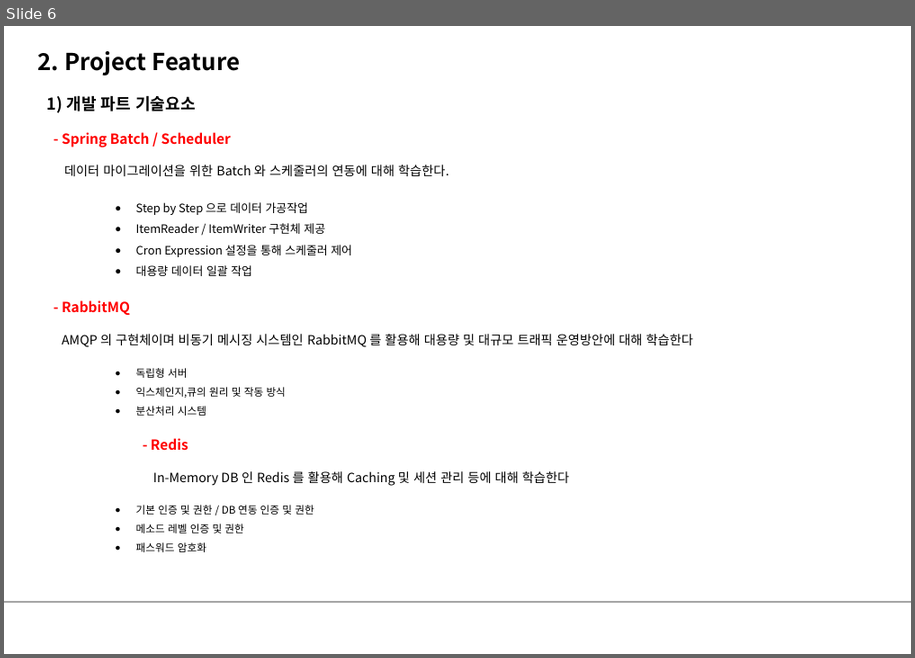
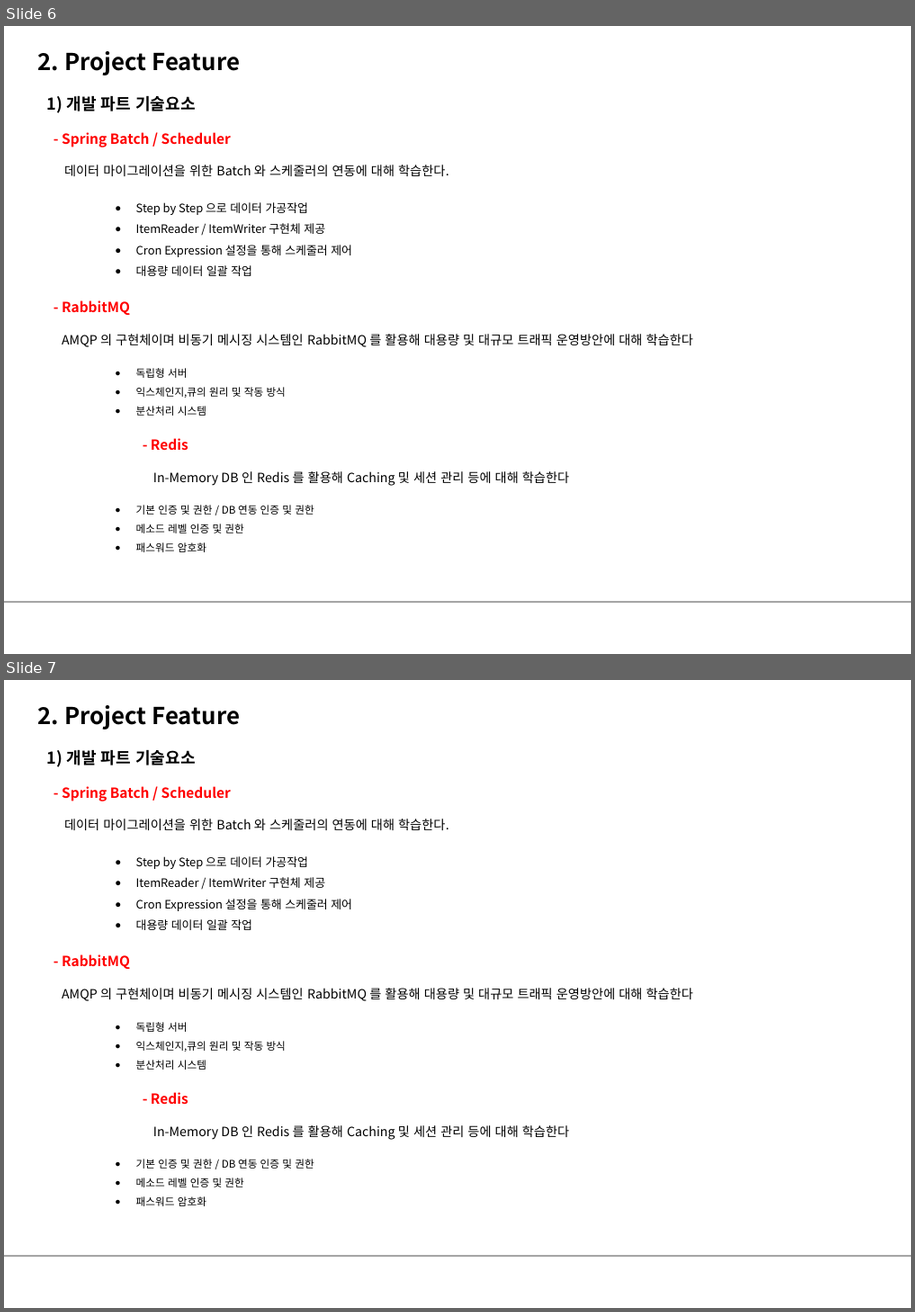
Before and after one commit to onjsdnjs/spring-boot-thymeleaf, a slide deck: am-project.ppt. Shown one above the other, each under a label of ours: slide 6 before the commit, slides 6 and 7 after it. The pictures are 915x658 and 915x1312 pixels, drawn with LibreOffice and Linux fonts; fonts in the diff are those of the drawing; background and template pictures are left out. Boxes give left, top, right and bottom in pixels: in the first picture for what was removed or moved away, otherwise in the second. Text is boxed around its words. In the diff, an @@ line names an element or a change of style, - is before the commit and + after.

```diff
--- a/am-project.ppt
+++ b/am-project.ppt
@@ slide 7 added at (x1=4, y1=680, x2=911, y2=1308), background #FFFFFF; not listed: 1 template element that a slide beside it also shows @@
@@ text added at (x1=38, y1=705, x2=241, y2=730), 20 pt, text #000000, bold @@
+2. Project Feature
@@ text added at (x1=47, y1=750, x2=693, y2=1206), 11 pt, text #000000 @@
+1) 개발 파트 기술요소
+- Spring Batch / Scheduler
+데이터 마이그레이션을 위한 Batch 와 스케줄러의 연동에 대해 학습한다.
+  ● Step by Step 으로 데이터 가공작업
+  ● ItemReader / ItemWriter 구현체 제공
+  ● Cron Expression 설정을 통해 스케줄러 제어
+  ● 대용량 데이터 일괄 작업
+- RabbitMQ
+AMQP 의 구현체이며 비동기 메시징 시스템인 RabbitMQ 를 활용해 대용량 및 대규모 트래픽 운영방안에 대해 학습한다
+  ● 독립형 서버
+  ● 익스체인지,큐의 원리 및 작동 방식
+  ● 분산처리 시스템
+- Redis
+In-Memory DB 인 Redis 를 활용해 Caching 및 세션 관리 등에 대해 학습한다
+  ● 기본 인증 및 권한 / DB 연동 인증 및 권한
+  ● 메소드 레벨 인증 및 권한
+  ● 패스워드 암호화
```
Also in this commit, not shown: 6 slides changed.
